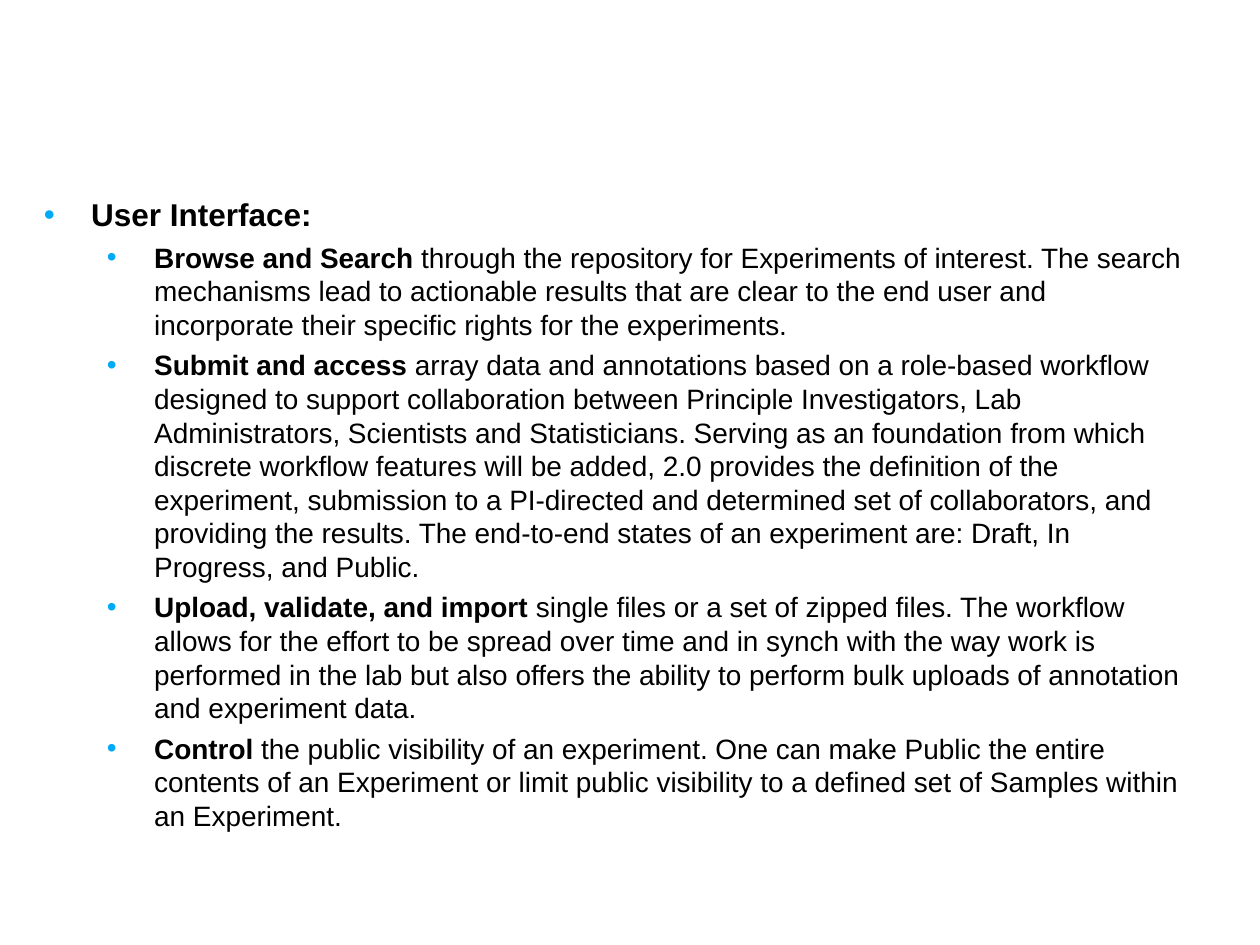
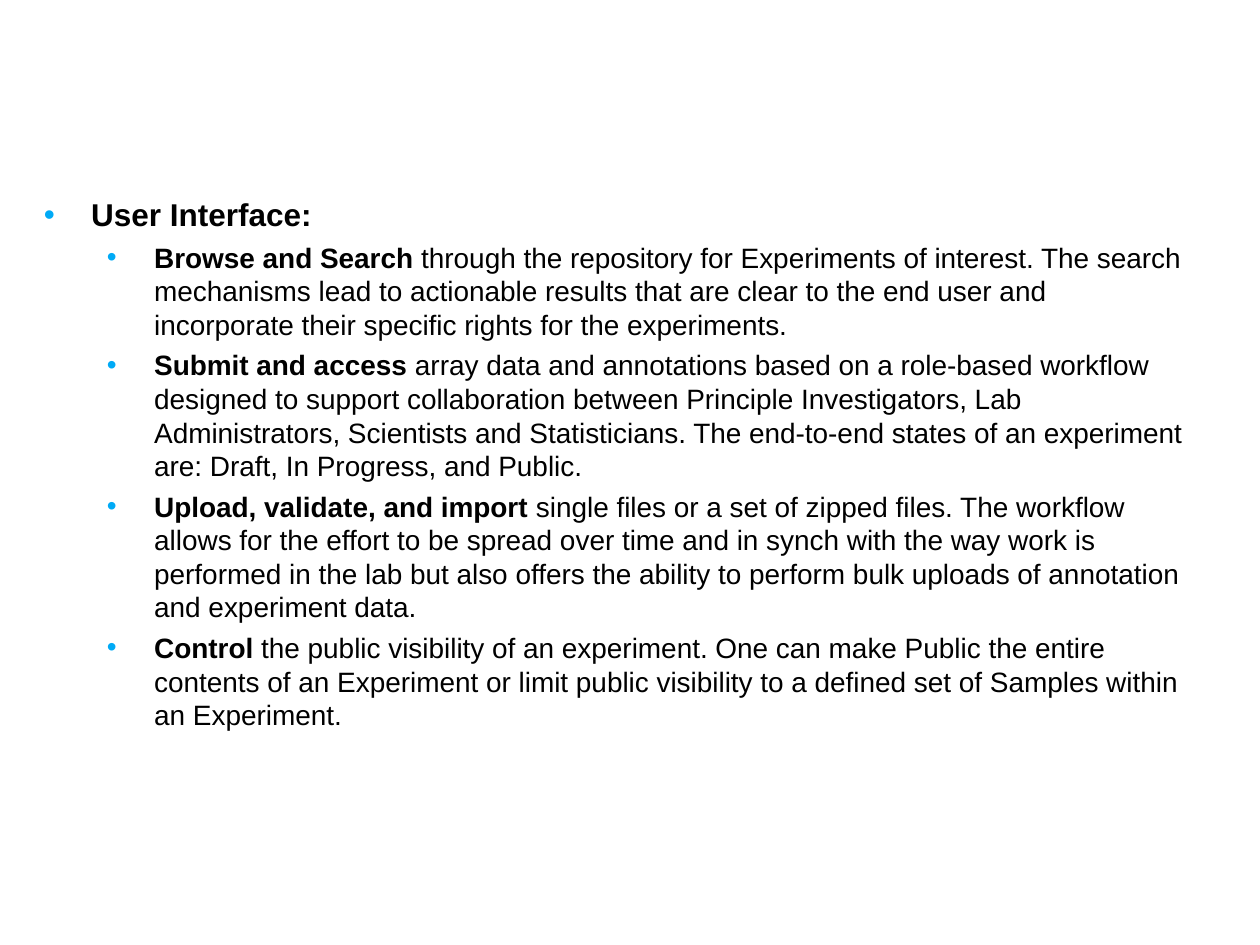
Before and after one commit to NCIP/caarray-docs, a slide deck: slide 5 of implementation/caarray_silver_compatibility_review/01. caarray_silver_compat_kickoff_Feb_2008.ppt. Drawn at 1260x945 pixels with LibreOffice and Linux fonts; fonts in the diff are those of the drawing; background and template pictures are left out. Boxes give left, top, right and bottom in pixels: in the first picture for what was removed or moved away, otherwise in the second. Text is boxed around its words. In the diff, an @@ line names an element or a change of style, - is before the commit and + after.

```diff
--- a/implementation/caarray_silver_compatibility_review/01. caarray_silver_compat_kickoff_Feb_2008.ppt
+++ b/implementation/caarray_silver_compatibility_review/01. caarray_silver_compat_kickoff_Feb_2008.ppt
@@ text at bbox=[154, 354, 1182, 481]: text changed @@
-  • Submit and access array data and annotations based on a role-based workflow designed to support collaboration between Principle Investigators, Lab Administrators, Scientists and Statisticians. Serving as an foundation from which discrete workflow features will be added, 2.0 provides the definition of the experiment, submission to a PI-directed and determined set of collaborators, and providing the results. The end-to-end states of an experiment are: Draft, In Progress, and Public.
+  • Submit and access array data and annotations based on a role-based workflow designed to support collaboration between Principle Investigators, Lab Administrators, Scientists and Statisticians. The end-to-end states of an experiment are: Draft, In Progress, and Public.
```
Also in this commit, not shown: 1 other slide changed.
